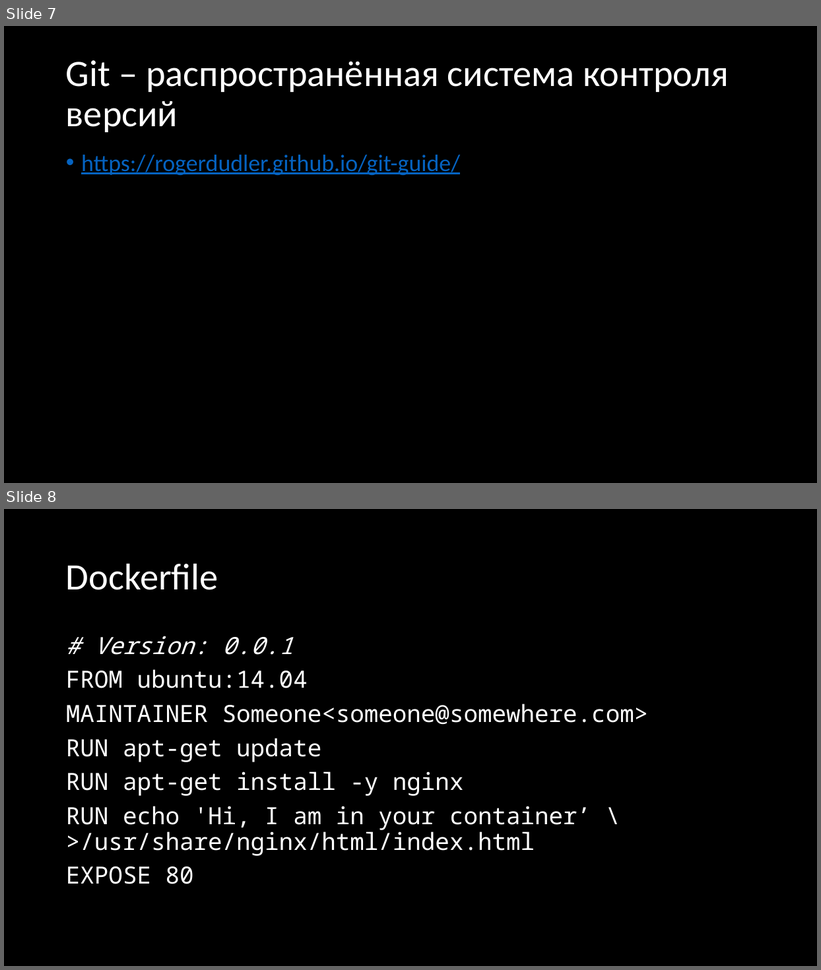
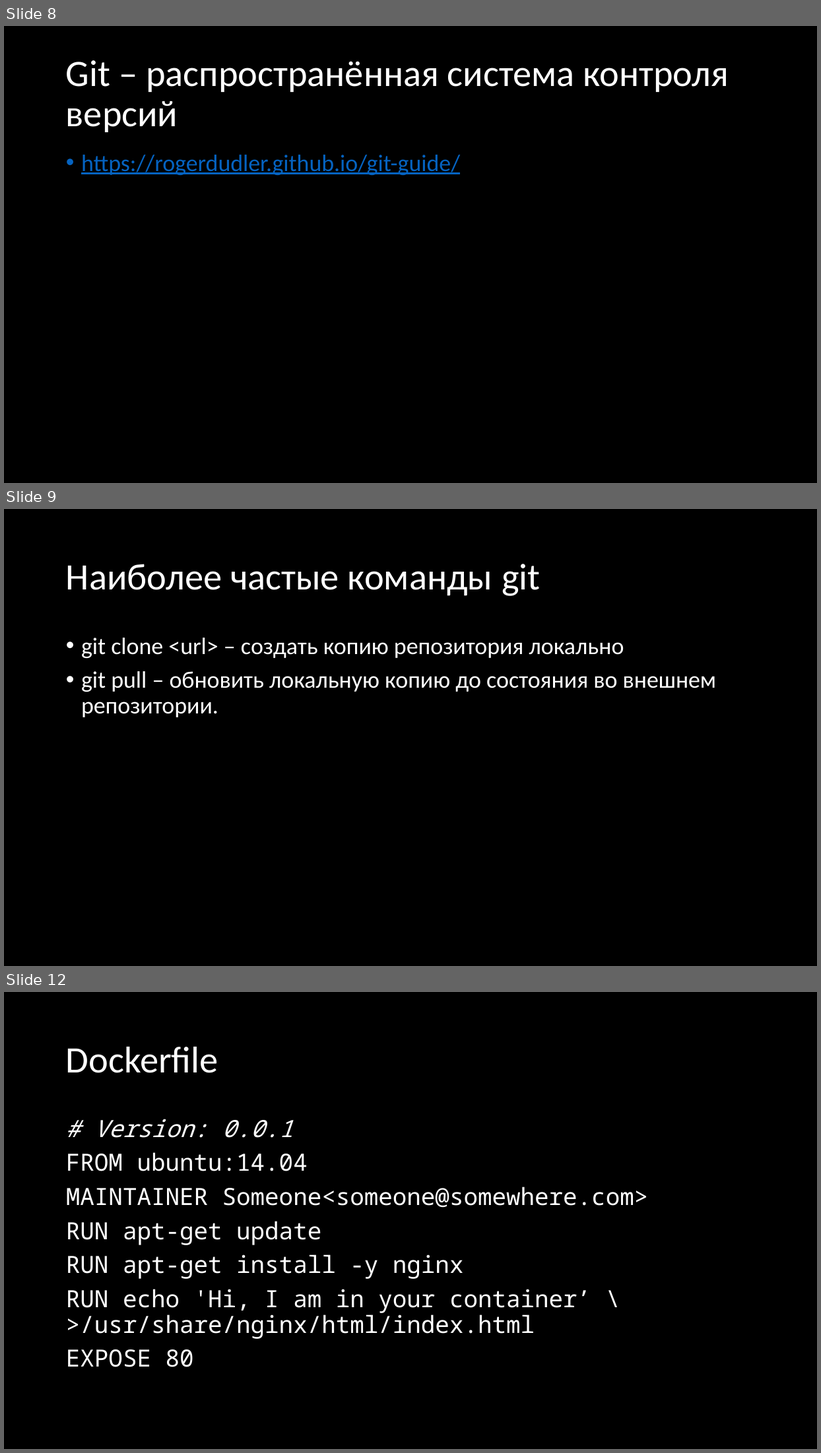
Before and after one commit to anakham/MIET.AI.Course, a slide deck: Лекция 0/Лекция 0. Вводная.pptx. Shown one above the other, each under a label of ours: slides 7 and 8 before the commit, slides 8, 9 and 12 after it; the slides between them are not shown. The pictures are 821x970 and 821x1453 pixels, drawn with LibreOffice and Linux fonts; fonts in the diff are those of the drawing. Boxes give left, top, right and bottom in pixels: in the first picture for what was removed or moved away, otherwise in the second. Text is boxed around its words. In the diff, an @@ line names an element or a change of style, - is before the commit and + after.

```diff
--- a/Лекция 0/Лекция 0. Вводная.pptx
+++ b/Лекция 0/Лекция 0. Вводная.pptx
@@ slide 9 added at (x1=4, y1=509, x2=817, y2=966), background #000000 @@
@@ title added at (x1=66, y1=564, x2=540, y2=596), 44 pt, text #FFFFFF @@
+Наиболее частые команды git
@@ text added at (x1=81, y1=638, x2=716, y2=718), 28 pt, text #FFFFFF @@
+• git clone <url> – создать копию репозитория локально
+• git pull – обновить локальную копию до состояния во внешнем репозитории.
@@ what was slide 7 is now slide 8 @@
@@ what was slide 8 is now slide 12 @@
```
Also in this commit, not shown: 3 slides changed, 3 other slides added, 2 other files.
